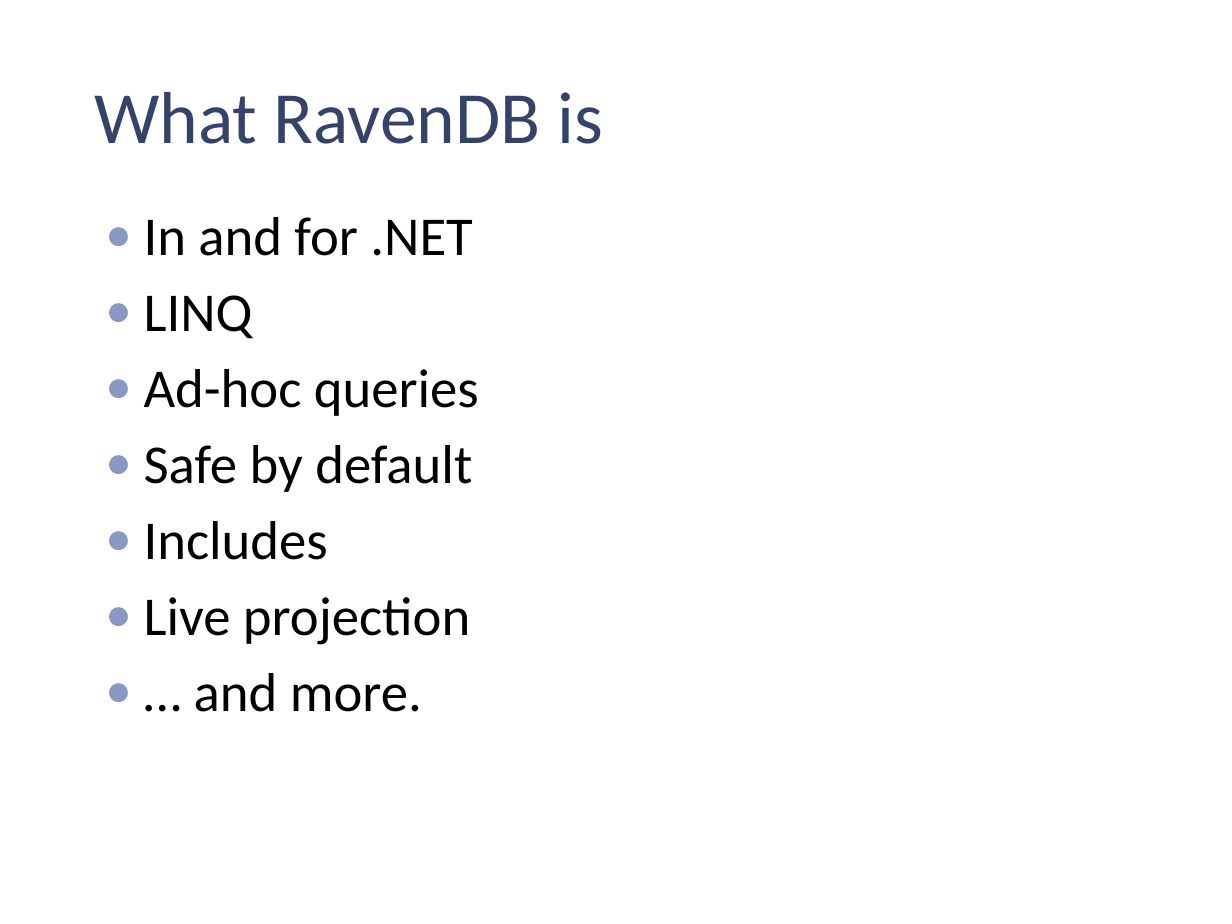
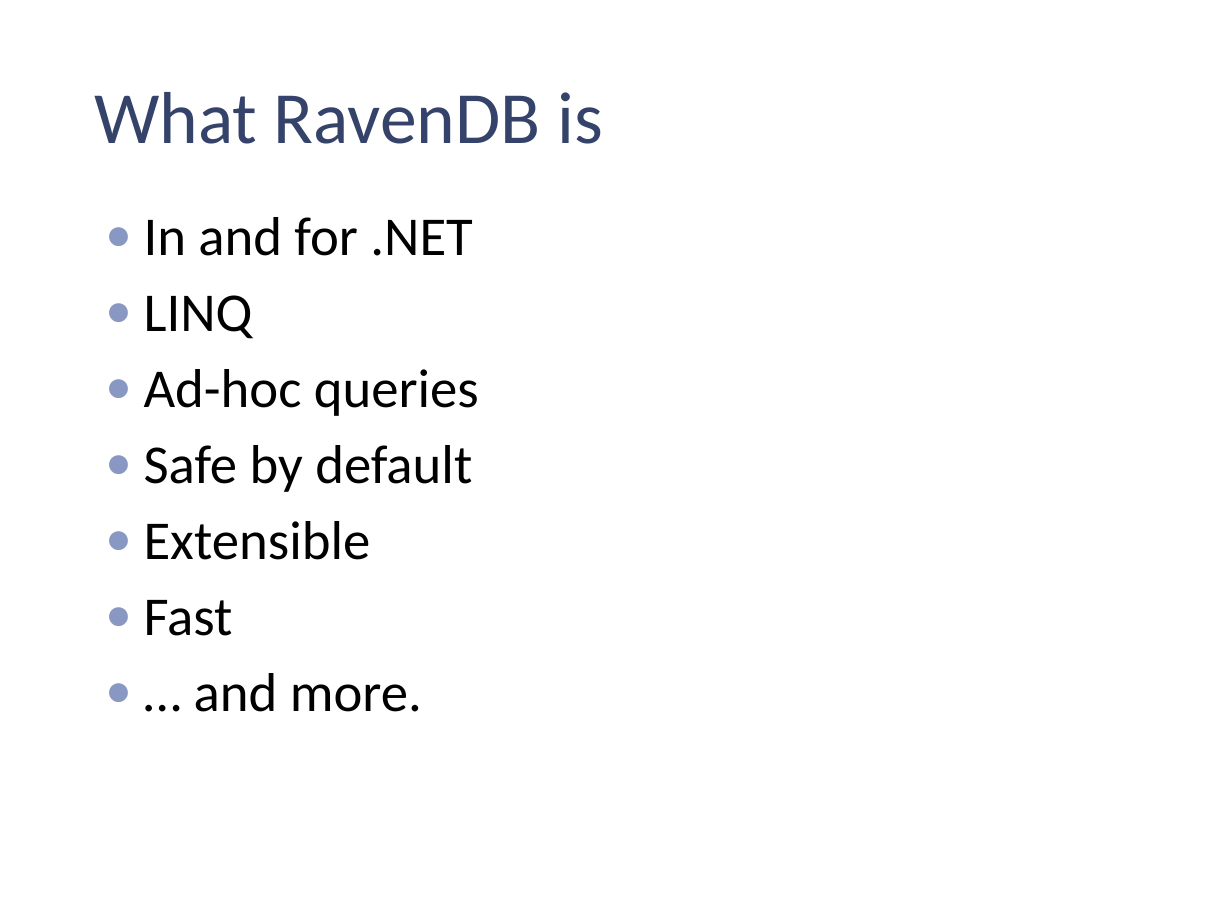
Before and after one commit to ungood/presentations, a slide deck: slide 4 of Raven/Getting Started with RavenDB.pptm. Drawn at 1232x924 pixels with LibreOffice and Linux fonts; fonts in the diff are those of the drawing; background and template pictures are left out. Boxes give left, top, right and bottom in pixels: in the first picture for what was removed or moved away, otherwise in the second. Text is boxed around its words. In the diff, an @@ line names an element or a change of style, - is before the commit and + after.

Commit message:
v2 of presentation

```diff
--- a/Raven/Getting Started with RavenDB.pptm
+++ b/Raven/Getting Started with RavenDB.pptm
@@ text at <box>144,521,371,636</box>: text changed @@
-● Includes
-● Live projection
+● Extensible
+● Fast
```
Also in this commit, not shown: 38 other files.
